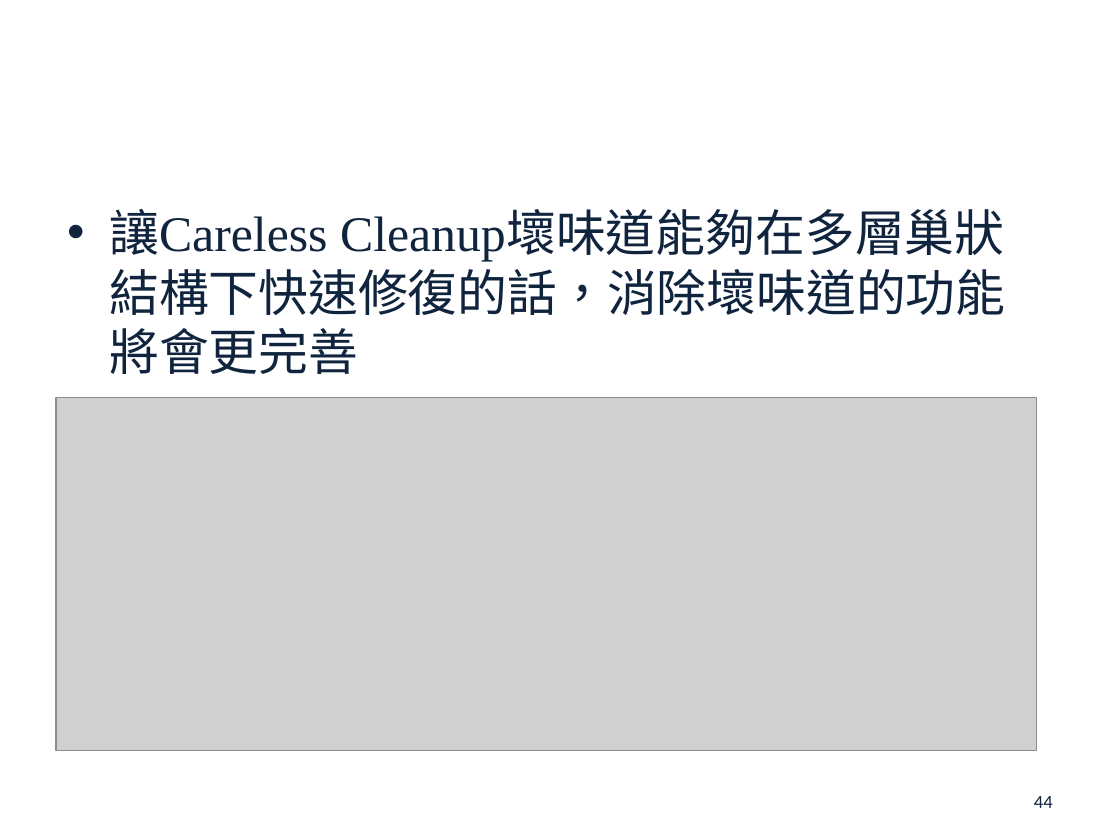
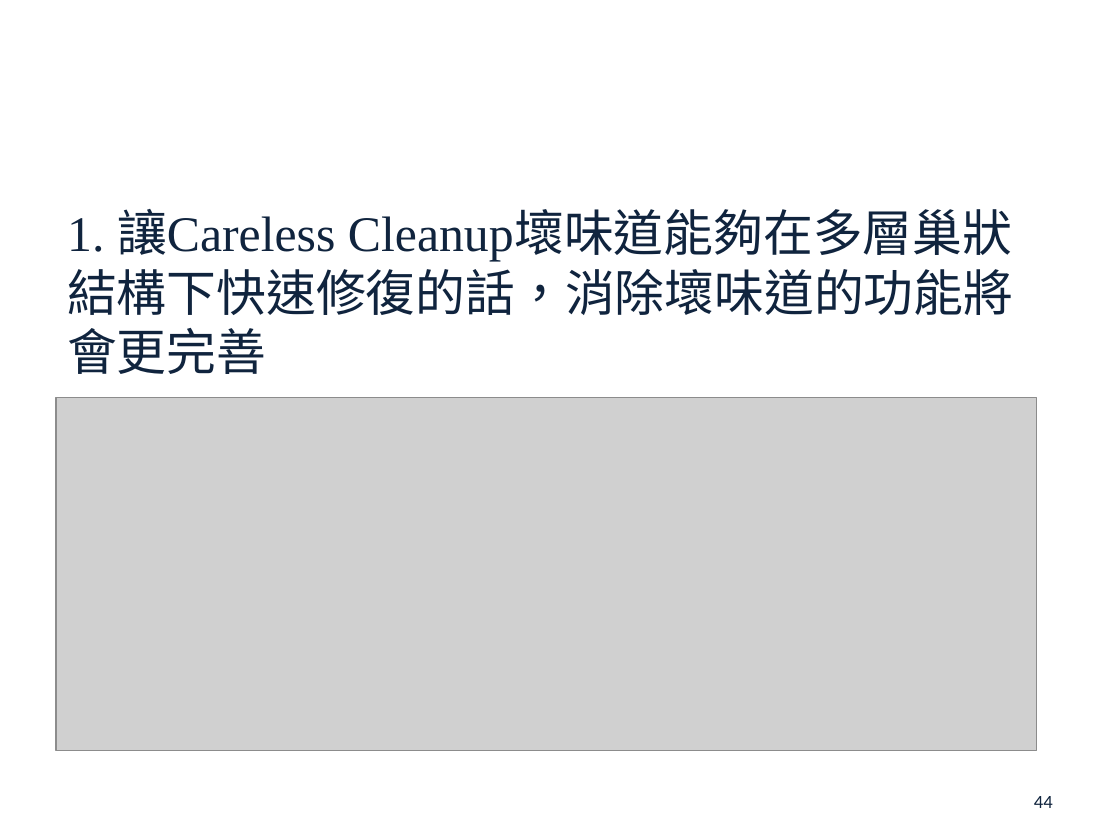
Before and after one commit to s7130457/thesis, a slide deck: slide 44 of 楊雅雯-口試投影片.pptx. Drawn at 1120x840 pixels with LibreOffice and Linux fonts; fonts in the diff are those of the drawing; grey boxes stand for pictures; background and template pictures are left out. Boxes give left, top, right and bottom in pixels: in the first picture for what was removed or moved away, otherwise in the second. Text is boxed around its words. In the diff, an @@ line names an element or a change of style, - is before the commit and + after.

```diff
--- a/楊雅雯-口試投影片.pptx
+++ b/楊雅雯-口試投影片.pptx
@@ text at bbox=[67, 209, 1013, 374]: text changed @@
-• 讓Careless Cleanup壞味道能夠在多層巢狀結構下快速修復的話，消除壞味道的功能將會更完善
+1. 讓Careless Cleanup壞味道能夠在多層巢狀結構下快速修復的話，消除壞味道的功能將會更完善
```
Also in this commit, not shown: 1 other slide changed.
